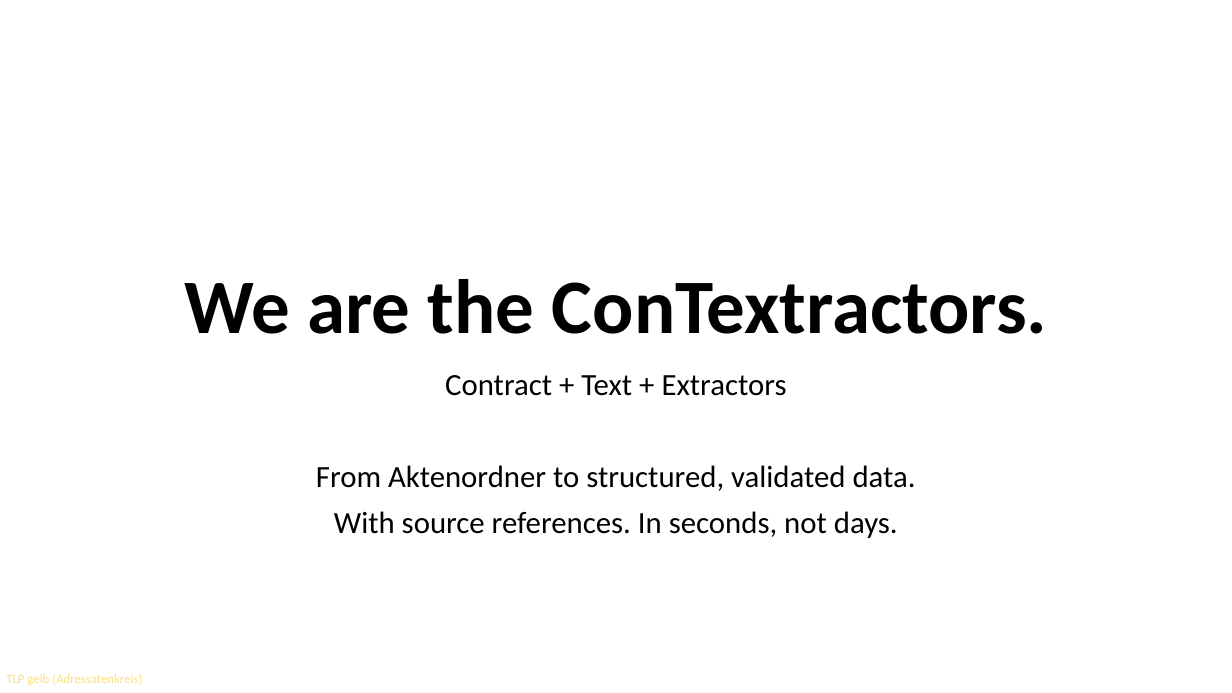
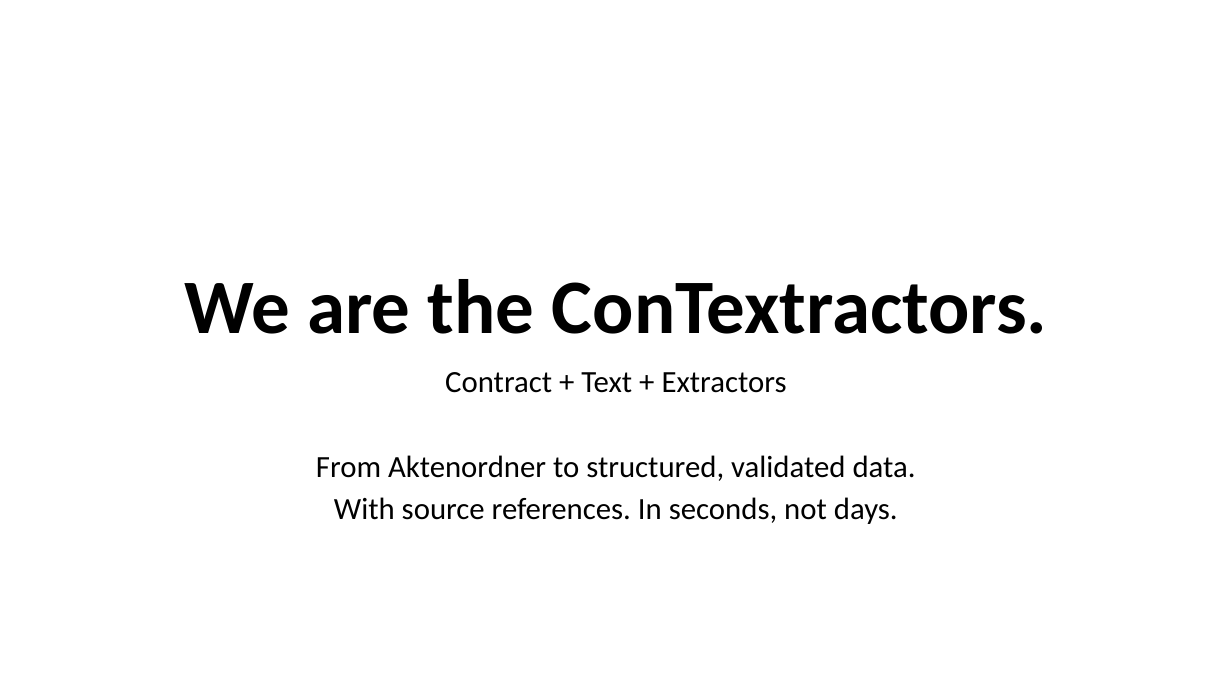
Before and after one commit to OpenRail-Playground/A38, a slide deck: slide 11 of aca/TheContextractors_H4R2026_Ch11.pptx (slide 9 before the commit). Drawn at 1232x693 pixels with LibreOffice and Linux fonts; fonts in the diff are those of the drawing; background and template pictures are left out. Boxes give left, top, right and bottom in pixels: in the first picture for what was removed or moved away, otherwise in the second. Text is boxed around its words. In the diff, an @@ line names an element or a change of style, - is before the commit and + after.

```diff
--- a/aca/TheContextractors_H4R2026_Ch11.pptx
+++ b/aca/TheContextractors_H4R2026_Ch11.pptx
@@ subtitle "Contract + Text + Extractors" at [316, 372, 916, 524]: line spacing 0.9 to 0.8 @@
@@ text removed at [6, 674, 142, 685] @@
-TLP gelb (Adressatenkreis)
```
Also in this commit, not shown: 8 other slides changed, 2 slides added.
